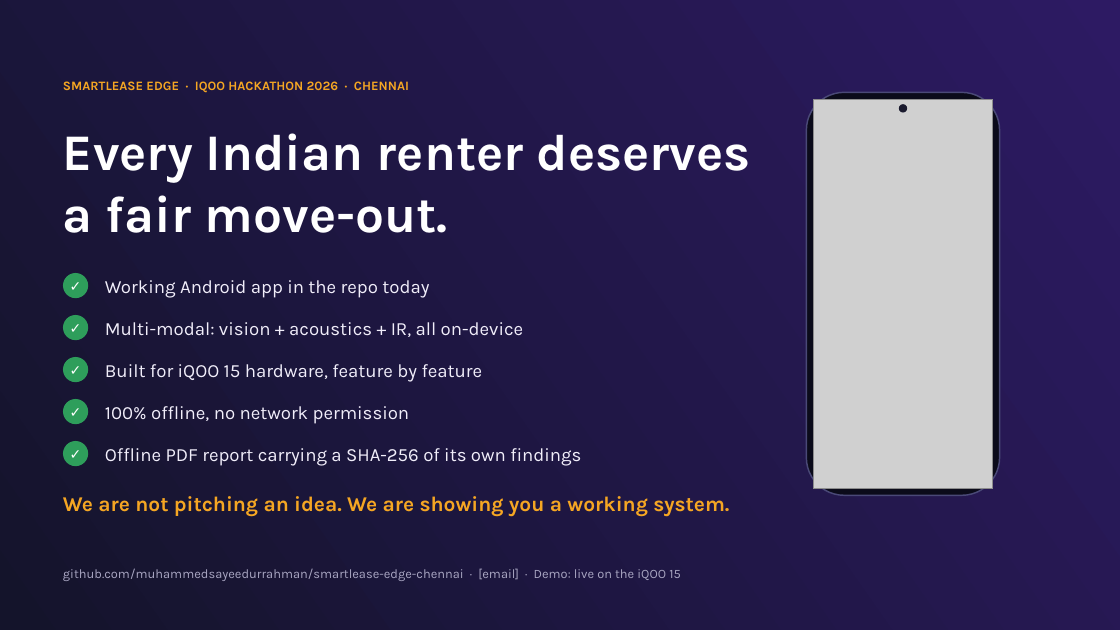
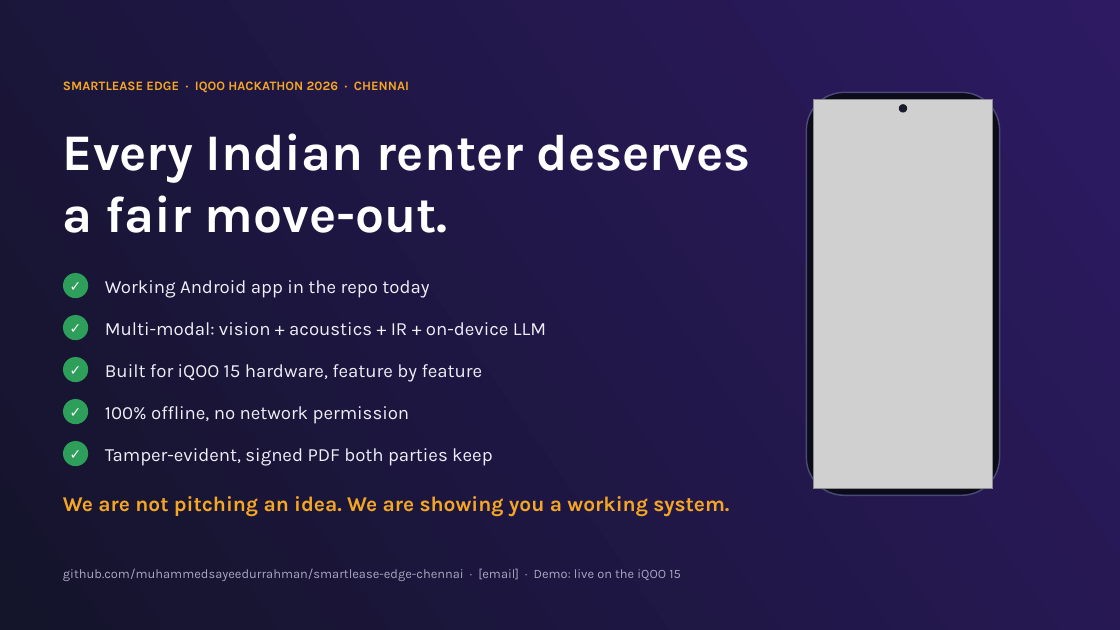
Before and after one commit to muhammedsayeedurrahman/smartlease-edge-chennai, a slide deck: slide 15 of docs/pitch/SmartLease-Edge-iQOO-Hackathon-2026.pptx. Drawn at 1120x630 pixels with LibreOffice and Linux fonts; fonts in the diff are those of the drawing; grey boxes stand for pictures. Boxes give left, top, right and bottom in pixels: in the first picture for what was removed or moved away, otherwise in the second. Text is boxed around its words. In the diff, an @@ line names an element or a change of style, - is before the commit and + after.

```diff
--- a/docs/pitch/SmartLease-Edge-iQOO-Hackathon-2026.pptx
+++ b/docs/pitch/SmartLease-Edge-iQOO-Hackathon-2026.pptx
@@ text at (105,322,546,336): text changed @@
-Multi-modal: vision + acoustics + IR, all on-device
+Multi-modal: vision + acoustics + IR + on-device LLM
@@ text at (105,448,492,466): text changed @@
-Offline PDF report carrying a SHA-256 of its own findings
+Tamper-evident, signed PDF both parties keep
```
Also in this commit, not shown: 14 other slides changed.
